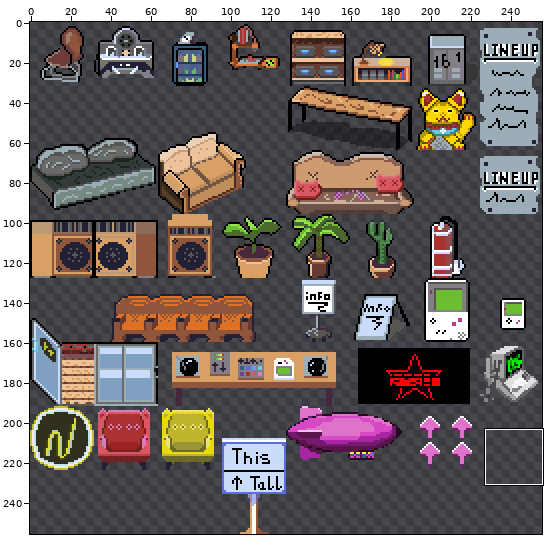
One commit to this sprite sheet: maps/furniture.png. Above, an overview of the earlier version with the close-up marked.
Close-up. First the earlier version:
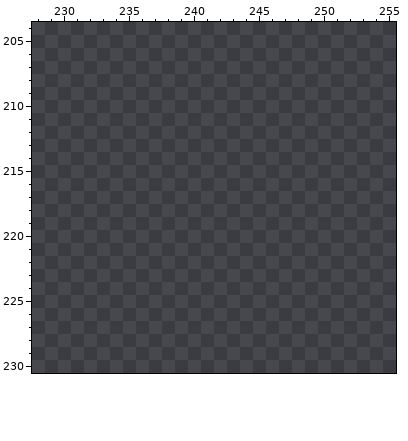
The file is 256x256 pixels. Colours within 5 levels of each other are drawn and written as one. Shown: x 228..255, y 204..230.
New version:
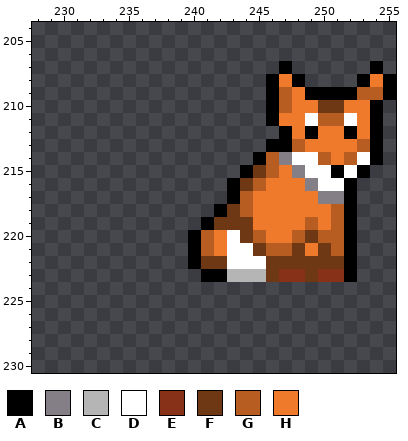
Palette (. is transparent): A #000000  B #847e87  C #b5b5b5  D #ffffff  E #873218  F #6e3814  G #b85d21  H #f07a2b
Difference:
Changed rows in their new state; - is an unchanged pixel.
first column x 240:
207 -------A------A-
208 ------AHA----AHA
209 ------AGHAAAAGGA
210 ------AGHHFFHHA-
211 ------AHHDGGDHA-
212 -------AHAHHAHA-
213 ------AAGHHHHGA-
214 -----AGBDDGHGDA-
215 ----AFGHBDDADA--
216 ---AFGHHHBDDA---
217 ---AGHHHHHBBA---
218 --AFGHHHHHHGA---
219 -AFFFHHHHGHGA---
220 AGHDFGHHGFGGA---
221 AGHDDFGGFHFGA---
222 AFFDDDFFFFFFA---
223 -AACCCFEEFEEA---
Pixel boxes of the changes (left, top, right, bottom) in both close-ups:
added: (188, 61, 396, 282)
